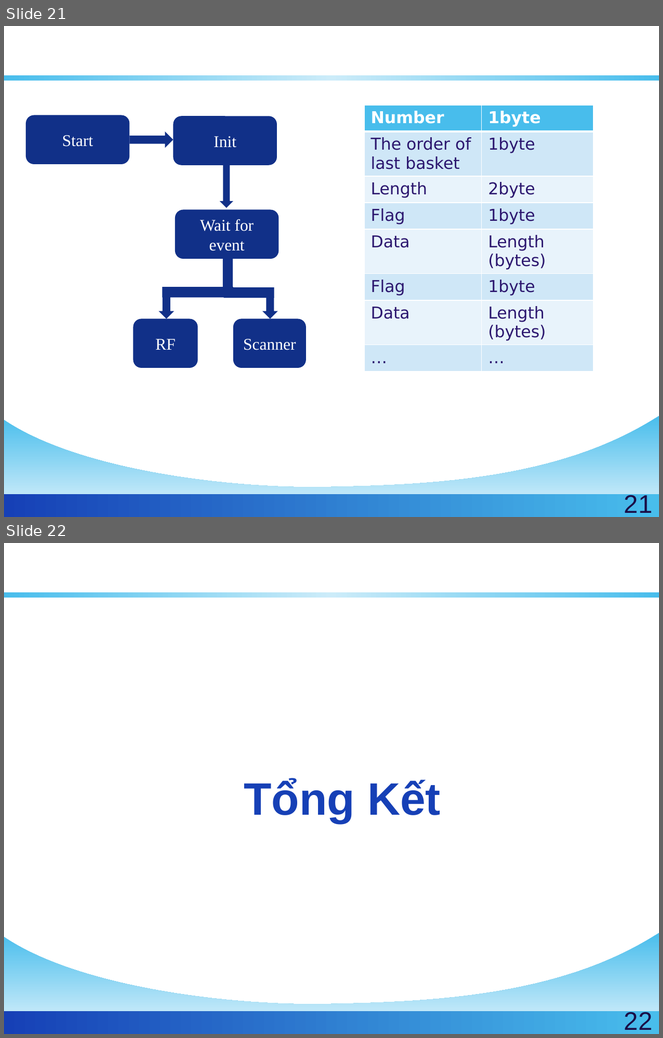
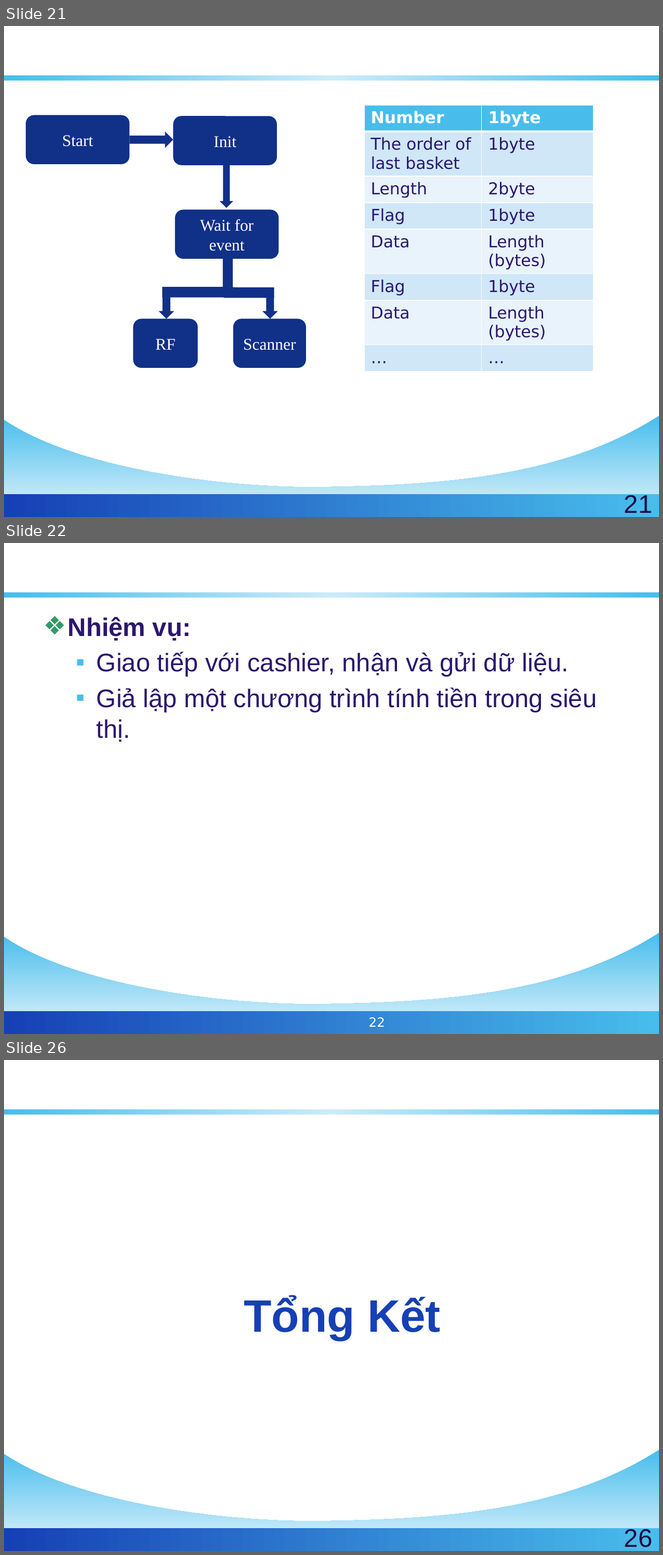
Before and after one commit to golf2109/zigbee-in-supermaket, a slide deck: docs/Report/Queue-Busting.pptx. Shown one above the other, each under a label of ours: slides 21 and 22 before the commit, slides 21, 22 and 26 after it; the slides between them are not shown. The pictures are 663x1038 and 663x1555 pixels, drawn with LibreOffice and Linux fonts; fonts in the diff are those of the drawing; background and template pictures are left out. Boxes give left, top, right and bottom in pixels: in the first picture for what was removed or moved away, otherwise in the second. Text is boxed around its words. In the diff, an @@ line names an element or a change of style, - is before the commit and + after.

```diff
--- a/docs/Report/Queue-Busting.pptx
+++ b/docs/Report/Queue-Busting.pptx
@@ slide 22 added at (x1=4, y1=543, x2=659, y2=1034), background #FFFFFF; not listed: 3 template elements that a slide beside it also shows @@
@@ title added at (x1=37, y1=553, x2=626, y2=594), 32 pt, text #FFFFFF, bold @@
+PC Application
@@ text added at (x1=68, y1=617, x2=597, y2=742), 28 pt, text #2B166E @@
+❖ Nhiệm vụ:
+  ▪ Giao tiếp với cashier, nhận và gửi dữ liệu.
+  ▪ Giả lập một chương trình tính tiền trong siêu thị.
@@ page number added at (x1=369, y1=1018, x2=385, y2=1027), 14 pt, text #FFFFFF @@
+22
@@ what was slide 22 is now slide 26 @@
@@ page number at (x1=624, y1=1527, x2=652, y2=1548): text changed @@
-22
+26
```
Also in this commit, not shown: 4 slides changed, 3 other slides added.
